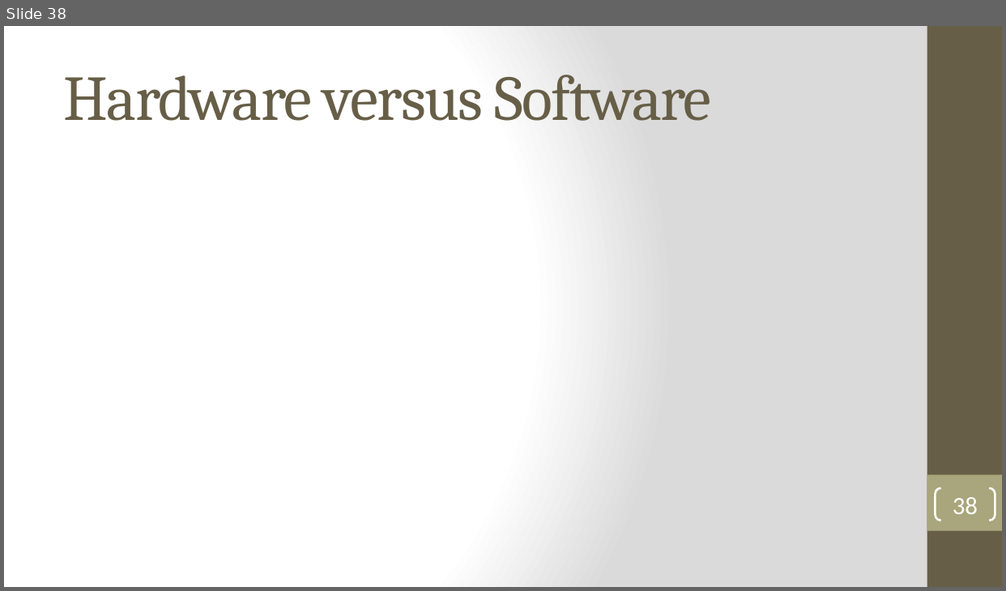
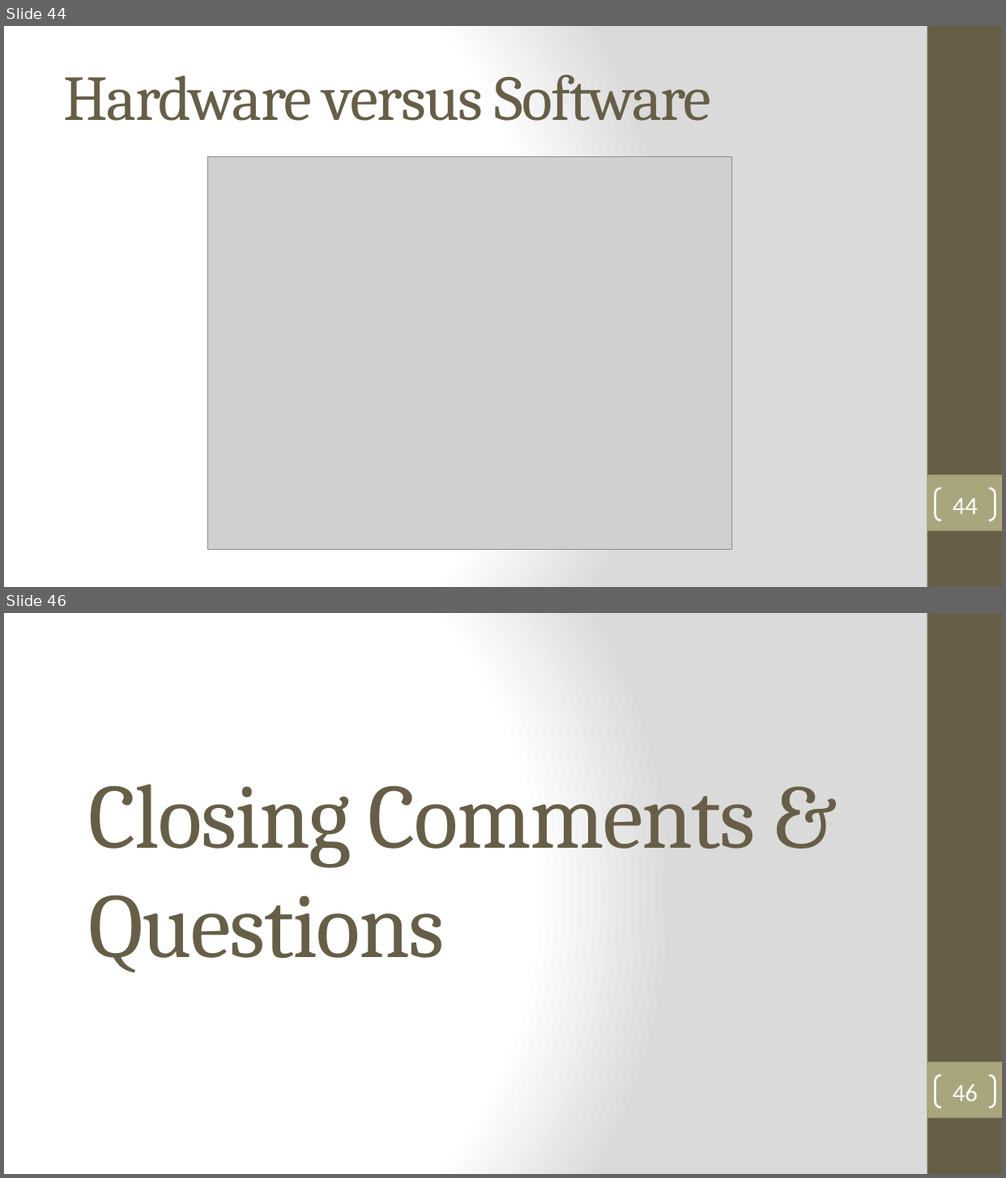
Before and after one commit to robbieford/RRXThesis, a slide deck: Thesis Defense.pptx. Shown one above the other, each under a label of ours: slide 38 before the commit, slides 44 and 46 after it; the slides between them are not shown. The pictures are 1006x591 and 1006x1178 pixels, drawn with LibreOffice and Linux fonts; fonts in the diff are those of the drawing; grey boxes stand for pictures. Boxes give left, top, right and bottom in pixels: in the first picture for what was removed or moved away, otherwise in the second. Text is boxed around its words. In the diff, an @@ line names an element or a change of style, - is before the commit and + after.

```diff
--- a/Thesis Defense.pptx
+++ b/Thesis Defense.pptx
@@ slide 46 added at <box>4,613,1002,1174</box>, background gradient #FFFFFF to #DADADA; not listed: 2 template elements that a slide beside it also shows @@
@@ title added at <box>89,784,756,973</box>, 66 pt, text #675E47 @@
+Closing Comments & Questions
@@ page number added at <box>935,1075,995,1108</box>, outline #FFFFFF 1.5 pt, 18 pt, text #FFFFFF @@
+46
@@ what was slide 38 is now slide 44 @@
@@ slide 44 changed as well @@
@@ picture added at <box>207,156,731,550</box> @@
@@ page number at <box>953,498,978,514</box>: text changed @@
-38
+44
```
Also in this commit, not shown: 16 other slides changed, 7 other slides added, 2 slides removed, 2 other files.
